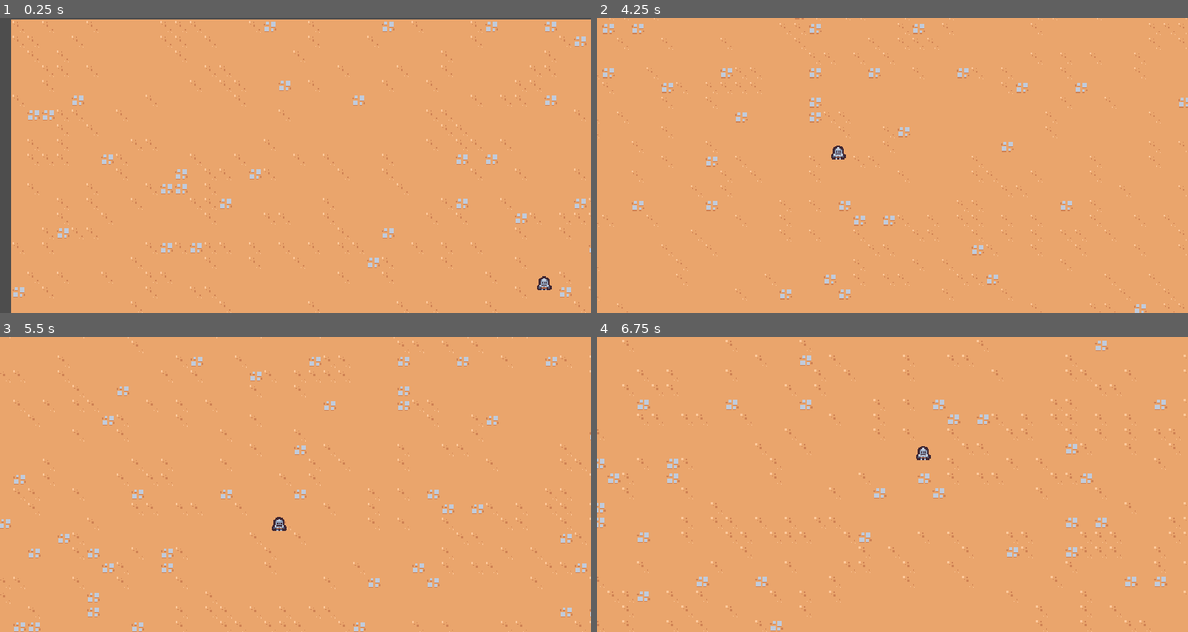
Above: before the commit, frames 1-4 (two rows, left to right).
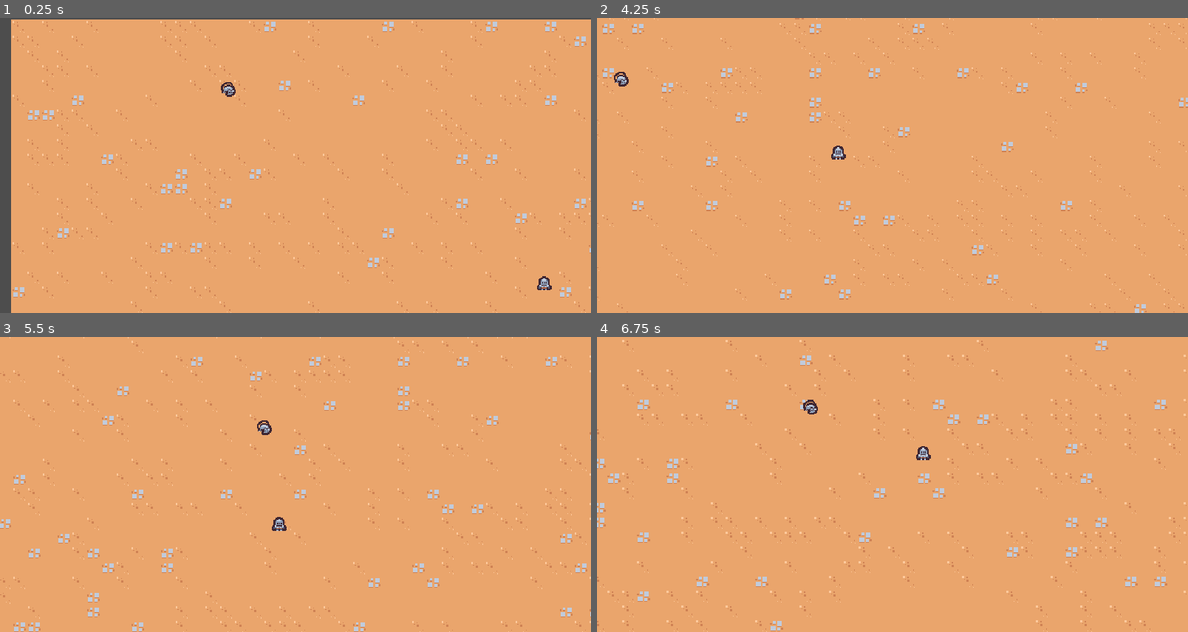
Above: after the commit, the same moments.

Repository: ysle0/udemy-2d-survivor
Game: Godot game, scene res://scenes/main/main.tscn
The game is run twice, just before and just after one commit, with the same random seed, the same clock (stepped at 60 frames per second) and the same inputs.
Inputs:
- Up to frame 1 (0.25 s): no input
- Up to frame 2 (4.25 s): hold D (move_right) 0.53-1.28 s; hold S (move_down) 1.28-2.03 s; hold D (move_right) 2.03-2.78 s; hold W (move_up) 2.78-3.53 s; hold A (move_left) from 3.53 s (still down)
- Up to frame 3 (5.5 s): release A (move_left) at 5.03 s; hold S (move_down) from 5.03 s (still down)
- Up to frame 4 (6.75 s): release S (move_down) at 5.78 s; hold D (move_right) 5.78-6.53 s; hold W (move_up) from 6.53 s (still down)

The runs differ from the first frame. In frame 1, less than 0.1% of the frame differs, in the area x 37-40%, y 21-27%; in frame 2, less than 0.1%; in frame 3, less than 0.1%; in frame 4, less than 0.1%, in the area x 34-38%, y 21-27%.

Commit message:
add: basic_enemy

Diff:
--- /dev/null
+++ b/scenes/basic_enemy/basic_enemy.gd
@@ -0,0 +1,34 @@
+extends CharacterBody2D
+
+const MAX_SPEED = 75
+const MIN_DISTANCE_TO_PLAYER = 4.5 * 4.5
+var player: Node2D
+
+func _ready():
+	var tree = get_tree()
+	if !tree.has_group("player"):
+		push_error("err: no player group found")
+		return
+
+	self.player = get_tree().get_first_node_in_group("player")
+
+
+func _physics_process(delta: float):
+	if !self.check_distance_between_player(MIN_DISTANCE_TO_PLAYER):
+		return
+
+	var dir_to_player = self.get_direction_to_player()
+	velocity = dir_to_player * MAX_SPEED
+	move_and_slide()
+
+
+func get_direction_to_player() -> Vector2:
+	if self.player != null:
+		return (self.player.global_position - global_position).normalized()
+	return Vector2.ZERO
+
+
+func check_distance_between_player(min_distance: float) -> bool:
+	var distance_to_player = global_position.distance_to(self.player.global_position)
+	print("distance to player: %s" % distance_to_player)
+	return distance_to_player > min_distance
--- /dev/null
+++ b/scenes/basic_enemy/basic_enemy.tscn
@@ -0,0 +1,20 @@
+[gd_scene load_steps=4 format=3 uid="uid://c0l7o82wab1hp"]
+
+[ext_resource type="Script" path="res://scenes/basic_enemy/basic_enemy.gd" id="1_h1fkn"]
+[ext_resource type="Texture2D" uid="uid://dtdx2i3omfrcm" path="res://scenes/basic_enemy/basic_enemy.png" id="2_nvmv3"]
+
+[sub_resource type="CircleShape2D" id="CircleShape2D_l7xql"]
+radius = 5.0
+
+[node name="BasicEnemy" type="CharacterBody2D"]
+position = Vector2(0, 1)
+collision_mask = 0
+script = ExtResource("1_h1fkn")
+
+[node name="Sprite2D" type="Sprite2D" parent="."]
+texture = ExtResource("2_nvmv3")
+offset = Vector2(0, -4)
+
+[node name="CollisionShape2D" type="CollisionShape2D" parent="."]
+position = Vector2(0, -1)
+shape = SubResource("CircleShape2D_l7xql")
--- a/scenes/main/main.tscn
+++ b/scenes/main/main.tscn
@@ -1,8 +1,9 @@
-[gd_scene load_steps=4 format=3 uid="uid://bwgrdg6nd2mjh"]
+[gd_scene load_steps=5 format=3 uid="uid://bwgrdg6nd2mjh"]
 
 [ext_resource type="PackedScene" uid="uid://becw1bli3vptr" path="res://scenes/player/player.tscn" id="1_e751c"]
 [ext_resource type="TileSet" uid="uid://2agj0cii8h21" path="res://resources/tileset.tres" id="1_q5fd8"]
 [ext_resource type="PackedScene" uid="uid://dfaqjaorahjsi" path="res://scenes/game_camera/game_camera.tscn" id="3_2q1ht"]
+[ext_resource type="PackedScene" uid="uid://c0l7o82wab1hp" path="res://scenes/basic_enemy/basic_enemy.tscn" id="4_hqx4h"]
 
 [node name="Main" type="Node"]
 
@@ -16,3 +17,6 @@
 
 [node name="Player" parent="." instance=ExtResource("1_e751c")]
 position = Vector2(569, 285)
+
+[node name="BasicEnemy" parent="." instance=ExtResource("4_hqx4h")]
+position = Vector2(211, 61)
Binary file added: scenes/basic_enemy/basic_enemy.png
Not shown, added: scenes/basic_enemy/basic_enemy.png.import
